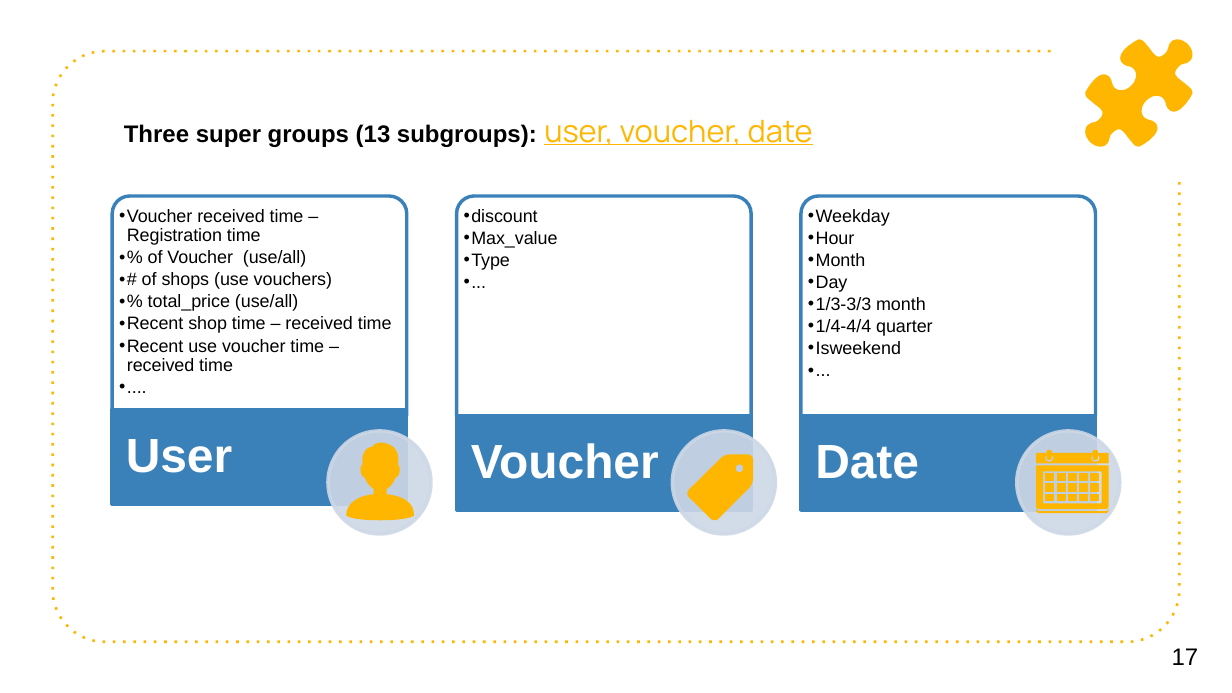
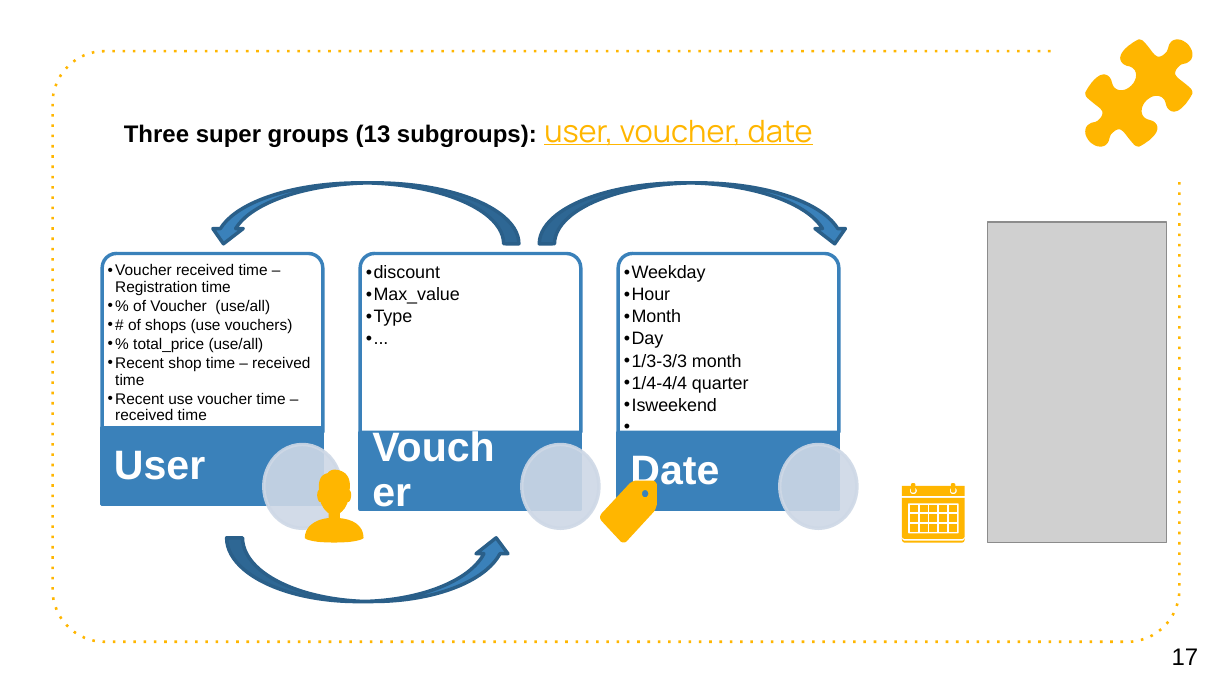
Before and after one commit to GuoJingSRTP/Shopee, a slide deck: slide 17 of slides.pptx. Drawn at 1232x693 pixels with LibreOffice and Linux fonts; fonts in the diff are those of the drawing; grey boxes stand for pictures. Boxes give left, top, right and bottom in pixels: in the first picture for what was removed or moved away, otherwise in the second. Text is boxed around its words. In the diff, an @@ line names an element or a change of style, - is before the commit and + after.

```diff
--- a/slides.pptx
+++ b/slides.pptx
@@ group added at [208, 182, 850, 602]: 2 curved down arrows, 1 round same rect, 1 rectangle, 1 ellipse, 1 curved up arrow @@
@@ round same rect removed at [801, 196, 1095, 415] @@
@@ picture added at [987, 222, 1167, 542] @@
@@ round same rect: place and size @@
-round same rect at [112, 196, 407, 415]
+round same rect at [102, 254, 323, 432]
@@ text "Voucher received time – Registration ...": place and size @@
-text "Voucher received time – Registration ..." at [119, 209, 392, 371]
+text "Voucher received time – Registration ..." at [115, 263, 310, 420]
@@ text "Voucher received time – Registration ..." at [115, 263, 310, 420]: size 10.5 to 9 pt @@
@@ text "Voucher": place and size @@
-text "Voucher" at [471, 443, 659, 479]
+text "Voucher" at [115, 263, 172, 275]
@@ text "discount": place and size @@
-text "discount" at [464, 209, 558, 269]
+text "discount" at [366, 265, 460, 326]
@@ round same rect: place and size @@
-round same rect at [457, 196, 752, 415]
+round same rect at [618, 254, 839, 432]
@@ text "Weekday": place and size @@
-text "Weekday" at [808, 209, 933, 354]
+text "Weekday" at [624, 265, 749, 411]
@@ rectangle removed at [801, 416, 1095, 511] @@
@@ text "User": place and size @@
-text "User" at [126, 439, 232, 473]
+text "User" at [114, 450, 205, 480]
@@ rectangle: place and size @@
-rectangle at [112, 410, 407, 505]
+rectangle at [102, 428, 323, 504]
@@ ellipse: place and size @@
-ellipse at [328, 431, 431, 535]
+ellipse at [264, 445, 341, 529]
@@ size 28 to 24 pt; less space between paragraphs in 3 elements at [114, 450, 205, 480], [115, 263, 172, 275], [630, 455, 719, 492] @@
@@ text "Date": place and size @@
-text "Date" at [815, 445, 919, 479]
+text "Date" at [630, 455, 719, 492]
@@ rectangle: place and size @@
-rectangle at [457, 416, 752, 511]
+rectangle at [618, 432, 839, 509]
@@ ellipse: place and size @@
-ellipse at [673, 431, 776, 535]
+ellipse at [780, 445, 857, 529]
@@ ellipse removed at [1016, 431, 1120, 535] @@
@@ freeform shape: place and size @@
-freeform shape at [346, 442, 414, 520]
+freeform shape at [304, 469, 363, 542]
@@ freeform shape: place and size @@
-freeform shape at [687, 455, 753, 521]
+freeform shape at [600, 480, 657, 542]
@@ freeform shape: place and size @@
-freeform shape at [1036, 466, 1109, 510]
+freeform shape at [902, 498, 965, 538]
@@ freeform shape: place and size @@
-freeform shape at [1036, 453, 1109, 464]
+freeform shape at [902, 485, 965, 495]
@@ freeform shape: place and size @@
-freeform shape at [1046, 450, 1051, 460]
+freeform shape at [910, 483, 915, 493]
@@ 3 freeform shapes: place and size @@
-3 freeform shapes at [1045, 473, 1053, 501]
+3 freeform shapes at [910, 505, 918, 532]
@@ 12 freeform shapes: place and size @@
-12 freeform shapes at [1057, 473, 1099, 501]
+12 freeform shapes at [919, 505, 956, 532]
@@ freeform shape: place and size @@
-freeform shape at [1093, 450, 1098, 460]
+freeform shape at [951, 483, 956, 493]
@@ freeform shape: place and size @@
-freeform shape at [1036, 508, 1109, 513]
+freeform shape at [902, 538, 965, 543]
```
Also in this commit, not shown: 3 other slides changed.
